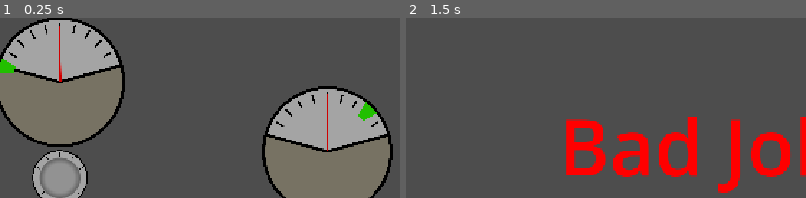
Above: before the commit, frames 1-2 (left to right).
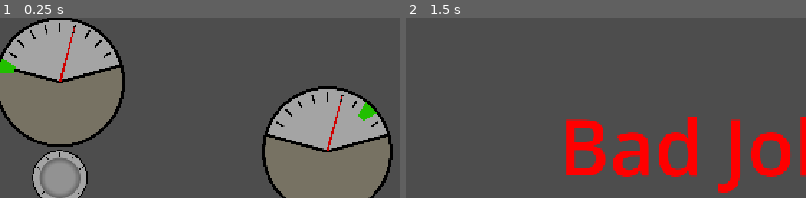
Above: after the commit, the same moments.

Repository: Game-Jam-Studio/Brackeys-Jam-2026.2
Game: Godot game, scene res://Van/Prefabs/SteamHackingGame.tscn
Two runs of this game, one before a commit and one after it. Both use one fixed random seed, a clock stepped at 60 frames per second and the inputs below. This scene is started directly instead of the project's main scene.
Inputs (mouse positions are % of the whole screen's width and height, from its top left):
- Up to frame 1 (0.25 s): no input
- Up to frame 2 (1.5 s): click "Accept" at 0.5 s; tap Enter at 1.25 s; move the mouse to (72, 31) at 1.27 s; click (72, 31) at 1.42 s
The pictures show only the part of the screen within x 9-59%, y 2-52%; the shares and areas given below are measured in that part.

The runs differ from the first frame. In frame 1, 0.4% of the frame differs, in the area x 14-86%, y 4-74%; in frame 2, nothing differs.

Commit message:
Updated Steam Minigame
Made steam minigame harder by having the player control multiple gauges at once

Diff:
--- a/brackeys-jam-2026.2/Van/Levels/ShaderTestScene.tscn
+++ b/brackeys-jam-2026.2/Van/Levels/ShaderTestScene.tscn
@@ -1,7 +1,11 @@
 [gd_scene format=3 uid="uid://df3i42rcoq6of"]
 
-[ext_resource type="Shader" uid="uid://bkrpjwlq34x30" path="res://Van/Shaders/gore_shader.gdshader" id="1_81orc"]
+[ext_resource type="Texture2D" uid="uid://cwnunjx1aeqj2" path="res://Van/Shaders/Gore/albedo.tres" id="1_pkvy3"]
 [ext_resource type="Texture2D" uid="uid://0arx7wn30pbd" path="res://Art/2D/Placeholder/Tentical Test.png" id="2_81orc"]
+[ext_resource type="Texture2D" uid="uid://d2g5c3ue15tas" path="res://Van/Shaders/Gore/displacement.tres" id="2_vpjbg"]
+[ext_resource type="Texture2D" uid="uid://bd8cfenbexnhq" path="res://Van/Shaders/Gore/normal.tres" id="3_ag00n"]
+[ext_resource type="Texture2D" uid="uid://colllkq54hrli" path="res://Van/Shaders/Gore/roughness.tres" id="3_vpjbg"]
+[ext_resource type="Shader" uid="uid://bkrpjwlq34x30" path="res://Van/Shaders/gore_shader.gdshader" id="5_lahmq"]
 
 [sub_resource type="ProceduralSkyMaterial" id="ProceduralSkyMaterial_mnh47"]
 sky_horizon_color = Color(0.66224277, 0.6717428, 0.6867428, 1)
@@ -17,87 +21,32 @@
 
 [sub_resource type="BoxMesh" id="BoxMesh_1hd16"]
 
-[sub_resource type="Gradient" id="Gradient_mnh47"]
-offsets = PackedFloat32Array(0.2617647, 1)
-colors = PackedColorArray(0.05, 0, 0, 1, 0.2, 0, 0, 1)
-
-[sub_resource type="FastNoiseLite" id="FastNoiseLite_6o77m"]
-noise_type = 0
-fractal_octaves = 1
-domain_warp_amplitude = 219.225
-domain_warp_frequency = 0.001
-
-[sub_resource type="NoiseTexture2D" id="NoiseTexture2D_pkvy3"]
-noise = SubResource("FastNoiseLite_6o77m")
-color_ramp = SubResource("Gradient_mnh47")
-seamless = true
-seamless_blend_skirt = 0.3
-
-[sub_resource type="Gradient" id="Gradient_81orc"]
-interpolation_mode = 2
-offsets = PackedFloat32Array(0, 0.00882353, 1)
-colors = PackedColorArray(0.20591716, 0.20591716, 0.20591716, 1, 0, 0, 0, 1, 1, 1, 1, 1)
-
-[sub_resource type="FastNoiseLite" id="FastNoiseLite_pkvy3"]
-noise_type = 0
-fractal_octaves = 1
-domain_warp_amplitude = 219.225
-domain_warp_frequency = 0.001
-
-[sub_resource type="NoiseTexture2D" id="NoiseTexture2D_ag00n"]
-noise = SubResource("FastNoiseLite_pkvy3")
-color_ramp = SubResource("Gradient_81orc")
-seamless = true
-seamless_blend_skirt = 0.3
-
-[sub_resource type="FastNoiseLite" id="FastNoiseLite_vpjbg"]
-noise_type = 3
-frequency = 0.0684
-fractal_octaves = 1
-
-[sub_resource type="NoiseTexture2D" id="NoiseTexture2D_vpjbg"]
-generate_mipmaps = false
-noise = SubResource("FastNoiseLite_vpjbg")
-seamless = true
-in_3d_space = true
-as_normal_map = true
-seamless_blend_skirt = 0.5
-bump_strength = 6.0
-
-[sub_resource type="Gradient" id="Gradient_lahmq"]
-interpolation_mode = 2
-colors = PackedColorArray(0, 0, 0, 1, 0.4, 0.4, 0.4, 1)
-
-[sub_resource type="FastNoiseLite" id="FastNoiseLite_kusd5"]
-noise_type = 0
-fractal_octaves = 1
-domain_warp_amplitude = 219.225
-domain_warp_frequency = 0.001
-
-[sub_resource type="NoiseTexture2D" id="NoiseTexture2D_rjqna"]
-noise = SubResource("FastNoiseLite_kusd5")
-color_ramp = SubResource("Gradient_lahmq")
-seamless = true
-seamless_blend_skirt = 0.3
-
 [sub_resource type="ShaderMaterial" id="ShaderMaterial_mnh47"]
 render_priority = 0
-shader = ExtResource("1_81orc")
-shader_parameter/displacement = 0.025
-shader_parameter/displacementnoise = SubResource("NoiseTexture2D_ag00n")
-shader_parameter/roughnessnoise = SubResource("NoiseTexture2D_rjqna")
-shader_parameter/colornoise = SubResource("NoiseTexture2D_pkvy3")
-shader_parameter/normalmap = SubResource("NoiseTexture2D_vpjbg")
+shader = ExtResource("5_lahmq")
+shader_parameter/displacement = 0.015
+shader_parameter/displacementnoise = ExtResource("2_vpjbg")
+shader_parameter/roughnessnoise = ExtResource("3_vpjbg")
+shader_parameter/colornoise = ExtResource("1_pkvy3")
+shader_parameter/normalmap = ExtResource("3_ag00n")
 
 [sub_resource type="SphereMesh" id="SphereMesh_1hd16"]
 material = SubResource("ShaderMaterial_mnh47")
-radial_segments = 128
-rings = 64
 
 [sub_resource type="PrismMesh" id="PrismMesh_ye1jw"]
 left_to_right = 1.0
 
+[sub_resource type="ShaderMaterial" id="ShaderMaterial_81orc"]
+render_priority = 0
+shader = ExtResource("5_lahmq")
+shader_parameter/displacement = 0.05
+shader_parameter/displacementnoise = ExtResource("2_vpjbg")
+shader_parameter/roughnessnoise = ExtResource("3_vpjbg")
+shader_parameter/colornoise = ExtResource("1_pkvy3")
+shader_parameter/normalmap = ExtResource("3_ag00n")
+
 [sub_resource type="TorusMesh" id="TorusMesh_i72gw"]
+material = SubResource("ShaderMaterial_81orc")
 inner_radius = 0.25
 outer_radius = 0.5
 
--- a/brackeys-jam-2026.2/Van/Prefabs/SteamHackingGame.tscn
+++ b/brackeys-jam-2026.2/Van/Prefabs/SteamHackingGame.tscn
@@ -272,17 +272,14 @@
 texture = ExtResource("2_vwb1y")
 expand_mode = 1
 stretch_mode = 4
-script = ExtResource("2_wmosv")
+script = ExtResource("7_sybhk")
 max_rotation = 75.0
 notches = 10.0
 
 [connection signal="button_down" from="Menu/Accept" to="." method="_on_accept_button_down"]
 [connection signal="gui_input" from="UIRoot/HBoxContainer/VBoxContainer/Control/Dial1" to="UIRoot/HBoxContainer/VBoxContainer/Control/Dial1" method="_on_gui_input"]
 [connection signal="value_changed" from="UIRoot/HBoxContainer/VBoxContainer/Control/Dial1" to="." method="_on_dial_1_value_changed"]
-[connection signal="value_set" from="UIRoot/HBoxContainer/VBoxContainer/Control/Dial1" to="." method="_on_dial_1_value_set"]
 [connection signal="gui_input" from="UIRoot/HBoxContainer/VBoxContainer2/Control/Dial2" to="UIRoot/HBoxContainer/VBoxContainer2/Control/Dial2" method="_on_gui_input"]
 [connection signal="value_changed" from="UIRoot/HBoxContainer/VBoxContainer2/Control/Dial2" to="." method="_on_dial_2_value_changed"]
-[connection signal="value_set" from="UIRoot/HBoxContainer/VBoxContainer2/Control/Dial2" to="." method="_on_dial_2_value_set"]
 [connection signal="gui_input" from="UIRoot/HBoxContainer/VBoxContainer3/Control/Dial3" to="UIRoot/HBoxContainer/VBoxContainer3/Control/Dial3" method="_on_gui_input"]
 [connection signal="value_changed" from="UIRoot/HBoxContainer/VBoxContainer3/Control/Dial3" to="." method="_on_dial_3_value_changed"]
-[connection signal="value_set" from="UIRoot/HBoxContainer/VBoxContainer3/Control/Dial3" to="." method="_on_dial_3_value_set"]
--- a/brackeys-jam-2026.2/Van/Scripts/UI_dial.gd
+++ b/brackeys-jam-2026.2/Van/Scripts/UI_dial.gd
@@ -1,11 +1,10 @@
 extends TextureRect
 
-signal value_set(value)
 signal value_changed(value)
 @onready var steam_hacking_game: Control = $"../../../../.."
 
 
-var value: float = 0.5
+var value: float
 var new_value: float = 0.5
 var dragging: bool = false
 var start_pos: Vector2
@@ -21,7 +20,7 @@
 #Make sure root node's random values are ready
 	await steam_hacking_game.ready
 #Tell root default dial values
-	value_set.emit(value)
+
 
 
 func _on_gui_input(event: InputEvent) -> void:
@@ -38,22 +37,28 @@
 			else:
 			#Mouse released
 				dragging = false
-				value_set.emit(snapped(value, 0.1))
 			#Release Mouse
 				Input.mouse_mode = Input.MOUSE_MODE_VISIBLE
 				warp_mouse(start_pos)
 				#print(value)
 	elif event is InputEventMouseMotion and dragging and !freeze:
 	#Handle Dial Rotation
-		if new_value != value:
-			value_changed.emit(value)
-			new_value = value
+		if value > 0.5:
+			new_value = deg_to_rad(15)
+			value_changed.emit(new_value)
+			value = 0
 			#print(new_value)
 			play_dial_sound()
-		current_rot = clampf(current_rot + deg_to_rad(event.screen_relative.x)/10, deg_to_rad(-max_rotation), deg_to_rad(max_rotation))
-		rotation = snapped(current_rot, deg_to_rad(max_rotation / (notches / 2)))
-		value = (snapped(remap(roundf(rad_to_deg(rotation)), -max_rotation, max_rotation, 0, 1), 0.01))
-
+		elif value < -0.5:
+			new_value = deg_to_rad(-15)
+			value_changed.emit(new_value)
+			value = 0
+			#print(new_value)
+			play_dial_sound()
+		if event.relative.x > 0:
+			value += 0.025
+		else:
+			value -= 0.025
 
 func play_dial_sound():
 	%AudioStreamPlayer.pitch_scale = randf_range(0.975, 1.025)
--- a/brackeys-jam-2026.2/Van/Scripts/steam_hacking_game.gd
+++ b/brackeys-jam-2026.2/Van/Scripts/steam_hacking_game.gd
@@ -21,38 +21,17 @@
 	gauge3_value = snapped(randf_range(0, 1), 0.1)
 #Set goal gauge rotation
 	%Gauge1/ValidArea.rotation = remap(gauge1_value, 0, 1, -deg_to_rad(dial_1.max_rotation), deg_to_rad(dial_1.max_rotation))
-	%Gauge2/ValidArea.rotation = remap(gauge2_value, 0, 1, -deg_to_rad(dial_1.max_rotation), deg_to_rad(dial_1.max_rotation))
-	%Gauge3/ValidArea.rotation = remap(gauge3_value, 0, 1, -deg_to_rad(dial_1.max_rotation), deg_to_rad(dial_1.max_rotation))
-	#print("Dial 1 ", gauge1_value)
-	#print("Dial 2 ", gauge2_value)
-	#print("Dial 3 ", gauge_3)
+	%Gauge2/ValidArea.rotation = remap(gauge2_value, 0, 1, -deg_to_rad(dial_2.max_rotation), deg_to_rad(dial_2.max_rotation))
+	%Gauge3/ValidArea.rotation = remap(gauge3_value, 0, 1, -deg_to_rad(dial_3.max_rotation), deg_to_rad(dial_3.max_rotation))
+#Set initial needle rotation
+	%Gauge1/Needle.rotation = deg_to_rad(15) * randi_range(-5, 5)
+	%Gauge2/Needle.rotation = deg_to_rad(15) * randi_range(-5, 5)
+	%Gauge3/Needle.rotation = deg_to_rad(15) * randi_range(-5, 5)
+#Check if any needles are correct
+	check_dial_1()
+	check_dial_2()
+	check_dial_3()
 
-func _on_dial_1_value_set(value: Variant) -> void:
-	if value == gauge1_value:
-		#print("Dial1 Correct")
-		dial_1.freeze = true
-		gauge1_correct = true
-	else:
-		#print("Dial1 Wrong")
-		gauge1_correct = false
-
-func _on_dial_2_value_set(value: Variant) -> void:
-	if value == gauge2_value:
-		#print("Dial2 Correct")
-		dial_2.freeze = true
-		gauge2_correct = true
-	else:
-		#print("Dial2 Wrong")
-		gauge2_correct = false
-
-func _on_dial_3_value_set(value: Variant) -> void:
-	if value == gauge3_value:
-		#print("Dial3 Correct")
-		dial_3.freeze = true
-		gauge3_correct = true
-	else:
-		#print("Dial3 Wrong")
-		gauge3_correct = false
 
 #Player submits their answer
 func _on_accept_button_down() -> void:
@@ -83,10 +62,43 @@
 		queue_free()
 
 func _on_dial_1_value_changed(value: Variant) -> void:
-	%Gauge1/Needle.rotation = remap(value, 0, 1, -deg_to_rad(dial_1.max_rotation), deg_to_rad(dial_1.max_rotation))
+	%Gauge1/Needle.rotation = clamp(%Gauge1/Needle.rotation + value, -deg_to_rad(dial_1.max_rotation), deg_to_rad(dial_1.max_rotation))
+	%Gauge2/Needle.rotation = clamp(%Gauge2/Needle.rotation + value, -deg_to_rad(dial_2.max_rotation), deg_to_rad(dial_2.max_rotation))
+	check_dial_1()
+	check_dial_2()
 
 func _on_dial_2_value_changed(value: Variant) -> void:
-	%Gauge2/Needle.rotation = remap(value, 0, 1, -deg_to_rad(dial_1.max_rotation), deg_to_rad(dial_1.max_rotation))
+	%Gauge2/Needle.rotation = clamp(%Gauge2/Needle.rotation + value, -deg_to_rad(dial_2.max_rotation), deg_to_rad(dial_2.max_rotation))
+	%Gauge3/Needle.rotation = clamp(%Gauge3/Needle.rotation - value, -deg_to_rad(dial_3.max_rotation), deg_to_rad(dial_3.max_rotation))
+	check_dial_2()
+	check_dial_3()
 
 func _on_dial_3_value_changed(value: Variant) -> void:
-	%Gauge3/Needle.rotation = remap(value, 0, 1, -deg_to_rad(dial_1.max_rotation), deg_to_rad(dial_1.max_rotation))
+	%Gauge1/Needle.rotation = clamp(%Gauge1/Needle.rotation - value, -deg_to_rad(dial_1.max_rotation), deg_to_rad(dial_1.max_rotation))
+	%Gauge3/Needle.rotation = clamp(%Gauge3/Needle.rotation + value, -deg_to_rad(dial_3.max_rotation), deg_to_rad(dial_3.max_rotation))
+	check_dial_1()
+	check_dial_3()
+
+func check_dial_1():
+	if snapped(%Gauge1/Needle.rotation, 0.1) == snapped(%Gauge1/ValidArea.rotation, 0.1):
+		print("Dial1 Correct")
+		gauge1_correct = true
+	else:
+		print("Dial1 Wrong")
+		gauge1_correct = false
+
+func check_dial_2():
+	if snapped(%Gauge2/Needle.rotation, 0.1) == snapped(%Gauge2/ValidArea.rotation, 0.1):
+		print("Dial2 Correct")
+		gauge2_correct = true
+	else:
+		print("Dial2 Wrong")
+		gauge2_correct = false
+
+func check_dial_3():
+	if snapped(%Gauge3/Needle.rotation, 0.1) == snapped(%Gauge3/ValidArea.rotation, 0.1):
+		print("Dial3 Correct")
+		gauge3_correct = true
+	else:
+		print("Dial3 Wrong")
+		gauge3_correct = false
--- /dev/null
+++ b/brackeys-jam-2026.2/Van/Shaders/Gore/albedo.tres
@@ -0,0 +1,17 @@
+[gd_resource type="NoiseTexture2D" format=3 uid="uid://cwnunjx1aeqj2"]
+
+[sub_resource type="Gradient" id="Gradient_mnh47"]
+offsets = PackedFloat32Array(0.2617647, 1)
+colors = PackedColorArray(0.05, 0, 0, 1, 0.2, 0, 0, 1)
+
+[sub_resource type="FastNoiseLite" id="FastNoiseLite_6o77m"]
+noise_type = 0
+fractal_octaves = 1
+domain_warp_amplitude = 219.225
+domain_warp_frequency = 0.001
+
+[resource]
+noise = SubResource("FastNoiseLite_6o77m")
+color_ramp = SubResource("Gradient_mnh47")
+seamless = true
+seamless_blend_skirt = 0.3
--- /dev/null
+++ b/brackeys-jam-2026.2/Van/Shaders/Gore/displacement.tres
@@ -0,0 +1,18 @@
+[gd_resource type="NoiseTexture2D" format=3 uid="uid://d2g5c3ue15tas"]
+
+[sub_resource type="Gradient" id="Gradient_81orc"]
+interpolation_mode = 2
+offsets = PackedFloat32Array(0, 0.00882353, 1)
+colors = PackedColorArray(0.20591716, 0.20591716, 0.20591716, 1, 0, 0, 0, 1, 1, 1, 1, 1)
+
+[sub_resource type="FastNoiseLite" id="FastNoiseLite_pkvy3"]
+noise_type = 0
+fractal_octaves = 1
+domain_warp_amplitude = 219.225
+domain_warp_frequency = 0.001
+
+[resource]
+noise = SubResource("FastNoiseLite_pkvy3")
+color_ramp = SubResource("Gradient_81orc")
+seamless = true
+seamless_blend_skirt = 0.3
--- /dev/null
+++ b/brackeys-jam-2026.2/Van/Shaders/Gore/normal.tres
@@ -0,0 +1,15 @@
+[gd_resource type="NoiseTexture2D" format=3 uid="uid://bd8cfenbexnhq"]
+
+[sub_resource type="FastNoiseLite" id="FastNoiseLite_vpjbg"]
+noise_type = 3
+frequency = 0.0684
+fractal_octaves = 1
+
+[resource]
+generate_mipmaps = false
+noise = SubResource("FastNoiseLite_vpjbg")
+seamless = true
+in_3d_space = true
+as_normal_map = true
+seamless_blend_skirt = 0.5
+bump_strength = 6.0
--- /dev/null
+++ b/brackeys-jam-2026.2/Van/Shaders/Gore/roughness.tres
@@ -0,0 +1,17 @@
+[gd_resource type="NoiseTexture2D" format=3 uid="uid://colllkq54hrli"]
+
+[sub_resource type="Gradient" id="Gradient_lahmq"]
+interpolation_mode = 2
+colors = PackedColorArray(0, 0, 0, 1, 0.4, 0.4, 0.4, 1)
+
+[sub_resource type="FastNoiseLite" id="FastNoiseLite_kusd5"]
+noise_type = 0
+fractal_octaves = 1
+domain_warp_amplitude = 219.225
+domain_warp_frequency = 0.001
+
+[resource]
+noise = SubResource("FastNoiseLite_kusd5")
+color_ramp = SubResource("Gradient_lahmq")
+seamless = true
+seamless_blend_skirt = 0.3
--- a/brackeys-jam-2026.2/Van/Shaders/gore_shader.gdshader
+++ b/brackeys-jam-2026.2/Van/Shaders/gore_shader.gdshader
@@ -7,11 +7,11 @@
 
 
 void vertex() {
-	VERTEX += NORMAL * ((sin(TIME / 3.0) + 2.0) / 1.0 * displacement) * texture(displacementnoise, UV + (sin(TIME/10.0)) / 2.0).xyz;
+	VERTEX += NORMAL * ((sin(TIME / 3.0) + 2.0) / 1.0 * displacement) * texture(displacementnoise, UV + (TIME/10.0) / 2.0).xyz;
 }
 
 void fragment() {
-	NORMAL_MAP = texture(normalmap, UV + (sin(TIME/10.0)*0.5)).xyz;
-	ALBEDO = texture(colornoise, UV + (sin(TIME/10.0)*0.5)).xyz;
-	ROUGHNESS = texture(roughnessnoise, UV + (sin(TIME/10.0)*0.5)).x;
+	NORMAL_MAP = texture(normalmap, UV + (TIME/10.0)*0.5).xyz;
+	ALBEDO = texture(colornoise, UV + (TIME/10.0)*0.5).xyz;
+	ROUGHNESS = texture(roughnessnoise, UV + (TIME/10.0)*0.5).x;
 }
Not shown: 4 places in brackeys-jam-2026.2/Van/Prefabs/SteamHackingGame.tscn that only renumber resources
Not shown, changed: brackeys-jam-2026.2/Van/Scripts/UI_dial.gd.uid
Not shown, changed: brackeys-jam-2026.2/Van/Scripts/steam_hacking_game.gd.uid
